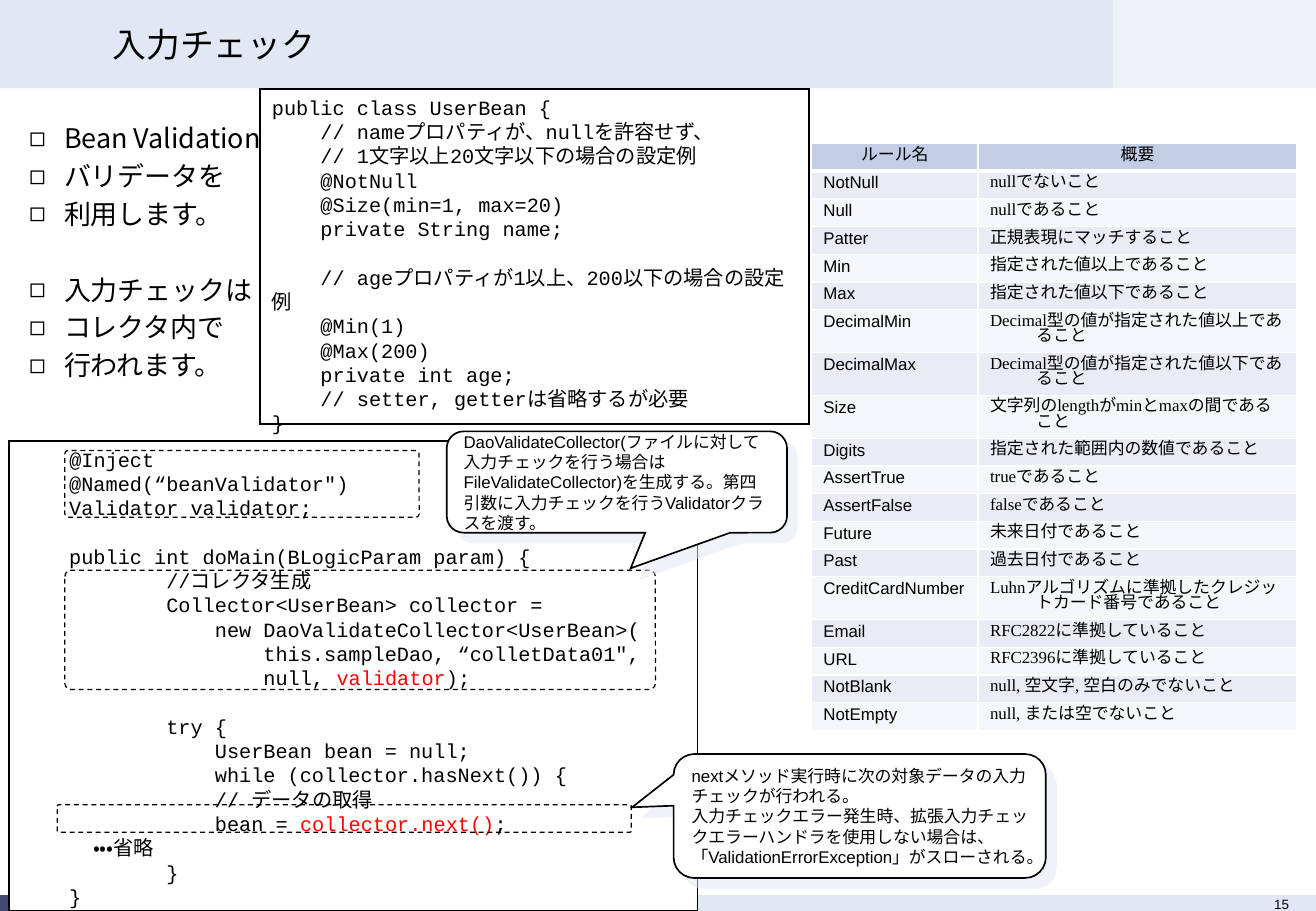
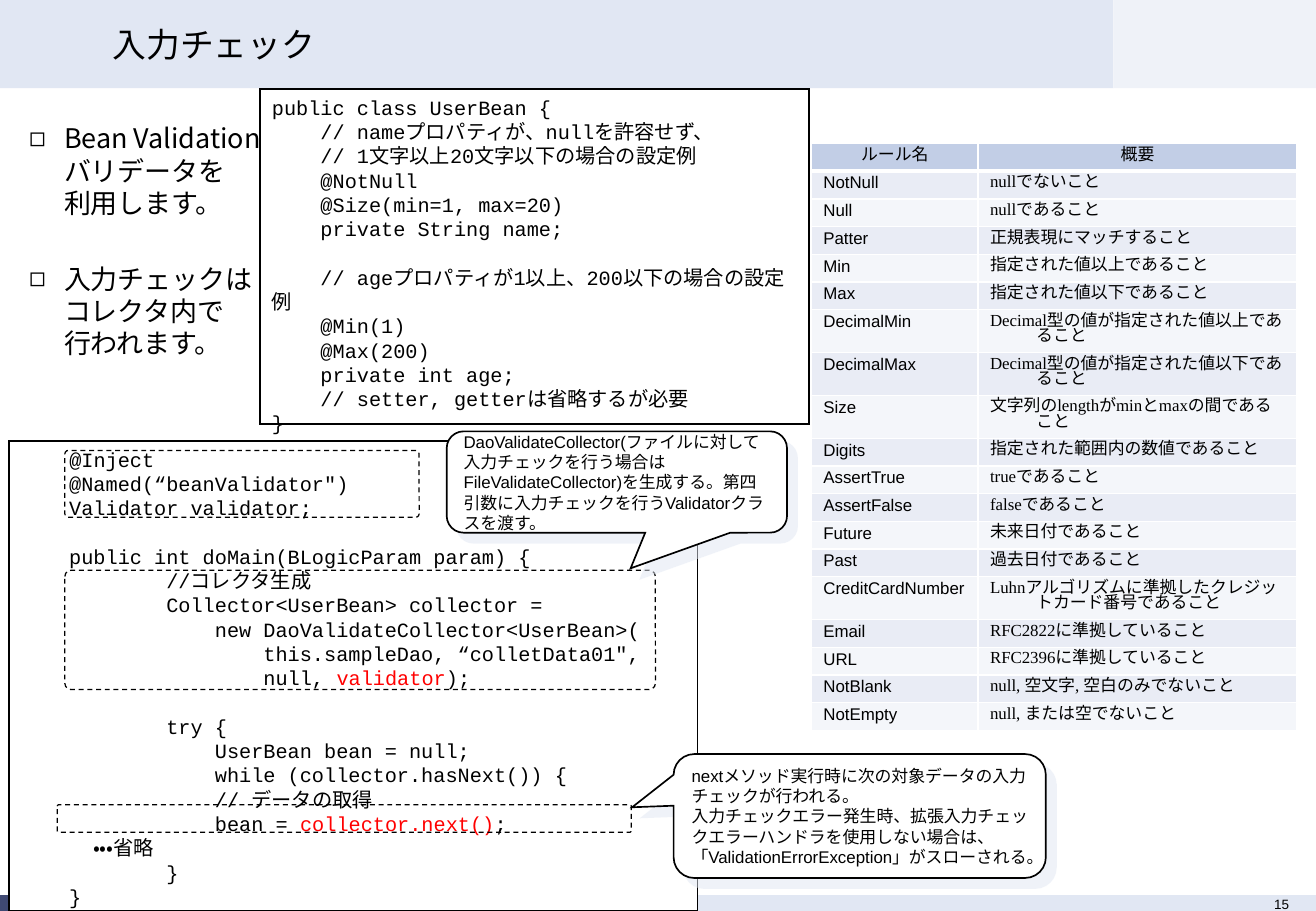
Before and after one commit to terasoluna-batch/terasoluna-doc, a slide deck: slide 15 of architecture/TERASOLUNA Batch Framework for Java Version 3.x 説明資料.pptx. Drawn at 1316x911 pixels with LibreOffice and Linux fonts; fonts in the diff are those of the drawing; background and template pictures are left out. Boxes give left, top, right and bottom in pixels: in the first picture for what was removed or moved away, otherwise in the second. Text is boxed around its words. In the diff, an @@ line names an element or a change of style, - is before the commit and + after.

```diff
--- a/architecture/TERASOLUNA Batch Framework for Java Version 3.x 説明資料.pptx
+++ b/architecture/TERASOLUNA Batch Framework for Java Version 3.x 説明資料.pptx
@@ text at (64,121,288,356): text changed @@
-◻ Bean Validationの
-◻ バリデータを
-◻ 利用します。
-◻ 入力チェックは
-◻ コレクタ内で
-◻ 行われます。
+◻ Bean Validationの
+  バリデータを
+  利用します。
+◻ 入力チェックは
+  コレクタ内で
+  行われます。
```
Also in this commit, not shown: 2 other slides changed, 3 other files.
